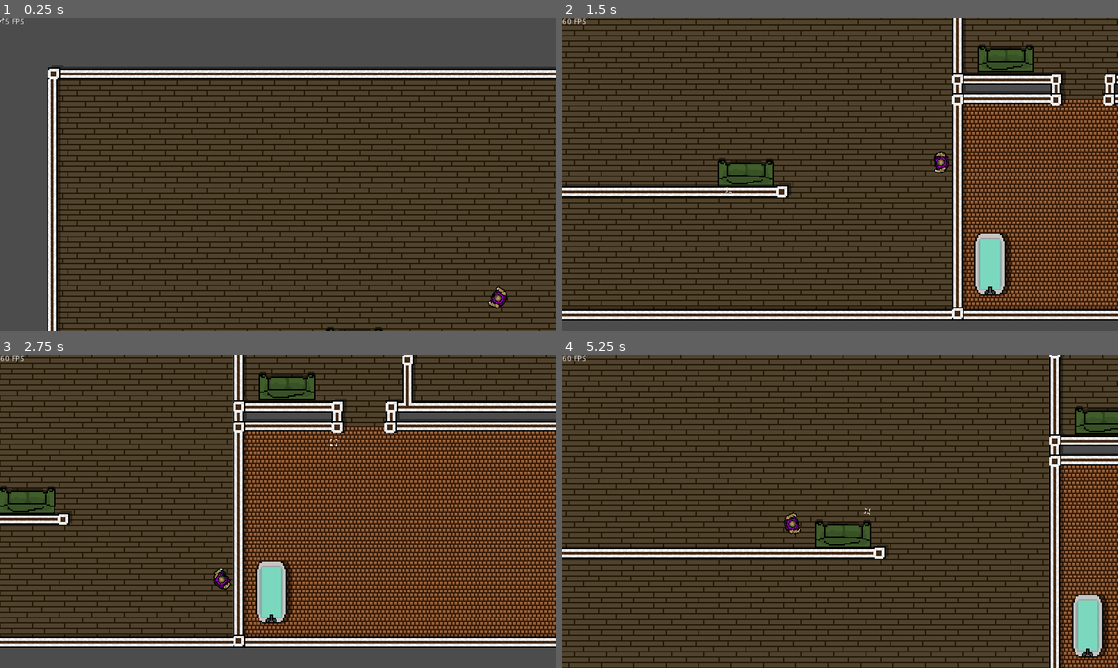
Above: before the commit, frames 1-4 (two rows, left to right).
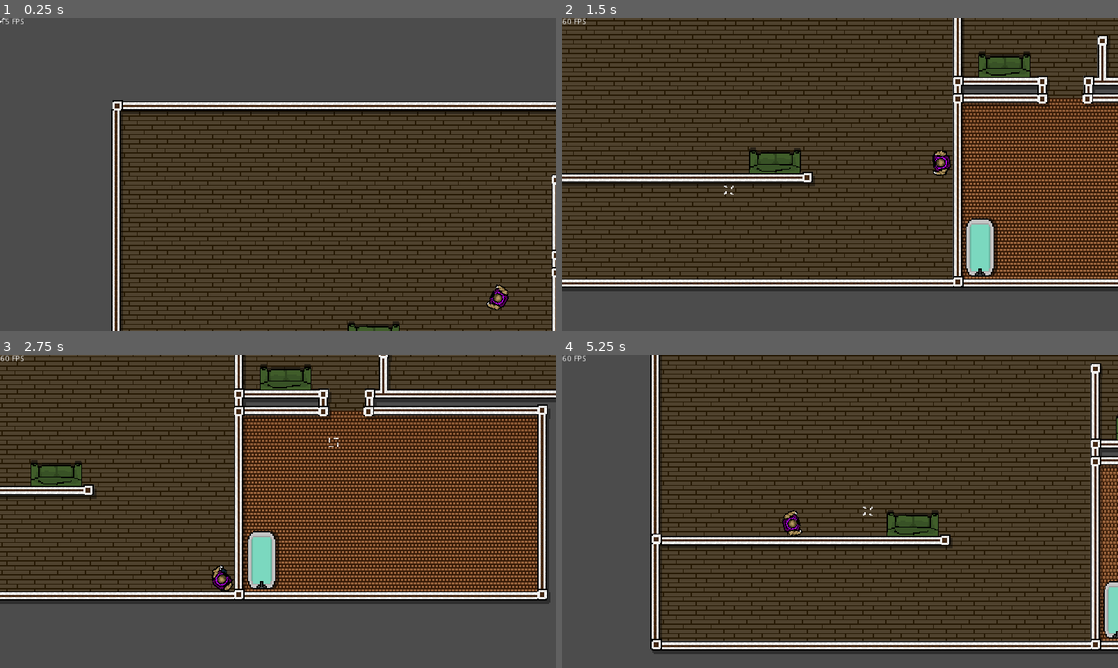
Above: after the commit, the same moments.

Repository: Martovvi/Zombie-Hunter
Game: Godot game, scene res://Game.tscn
The game is run twice, just before and just after one commit, with the same random seed, the same clock (stepped at 60 frames per second) and the same inputs.
Inputs (mouse positions are in pixels of both pictures, inside the frame that each line leads up to):
- Up to frame 1 (0.25 s): no input
- Up to frame 2 (1.5 s): move the mouse to (962, 158) at 0.52 s; hold Right (ui_right) 0.53-1.28 s; move the mouse to (728, 190) at 1.27 s; hold Down (ui_down) from 1.28 s (still down)
- Up to frame 3 (2.75 s): move the mouse to (333, 442) at 2.02 s; release Down (ui_down) at 2.03 s; hold Right (ui_right) from 2.03 s (still down)
- Up to frame 4 (5.25 s): move the mouse to (812, 574) at 2.77 s; release Right (ui_right) at 2.78 s; hold Up (ui_up) 2.78-3.53 s; move the mouse to (1006, 558) at 3.52 s; hold Left (ui_left) 3.53-5.03 s; move the mouse to (673, 464) at 4.27 s; move the mouse to (867, 511) at 5.02 s; hold Down (ui_down) from 5.03 s (still down)

The runs differ from the first frame. In frame 1, 45% of the frame differs, in the area x 0-100%, y 0-100%; in frame 2, 52%; in frame 3, 57%; in frame 4, 61%.

Commit message:
Set scale for all sprites back to 1 for pixel perfect 2d.

Diff:
--- a/scenes/BathtubProp.tscn
+++ b/scenes/BathtubProp.tscn
@@ -4,8 +4,8 @@
 [ext_resource path="res://assets/sprites/textures/propshadows1.png" type="Texture" id=2]
 
 [sub_resource type="CapsuleShape2D" id=1]
-radius = 34.8414
-height = 82.7038
+radius = 11.507
+height = 25.167
 
 [node name="BathtubProp" type="StaticBody2D"]
 __meta__ = {
@@ -14,7 +14,6 @@
 }
 
 [node name="Sprite" type="Sprite" parent="."]
-scale = Vector2( 3.25, 3.25 )
 texture = ExtResource( 1 )
 hframes = 16
 vframes = 9
@@ -25,16 +24,20 @@
 }
 
 [node name="Sprite_Shadow" type="Sprite" parent="Sprite"]
-position = Vector2( 3.884, 0 )
+position = Vector2( 3, 0 )
 z_index = -1
 texture = ExtResource( 2 )
 hframes = 16
 vframes = 9
 frame = 3
+__meta__ = {
+"_edit_group_": true,
+"_edit_lock_": true
+}
 
 [node name="CollisionShape2D" type="CollisionShape2D" parent="."]
 visible = false
-position = Vector2( -4.138, -3.935 )
+position = Vector2( -1.172, -1.033 )
 shape = SubResource( 1 )
 __meta__ = {
 "_edit_group_": true,
--- a/scenes/Camera.tscn
+++ b/scenes/Camera.tscn
@@ -11,4 +11,4 @@
 
 [node name="Camera2D" type="Camera2D" parent="."]
 current = true
-zoom = Vector2( 1.5, 1.5 )
+zoom = Vector2( 0.5, 0.5 )
--- a/scenes/CouchProp.tscn
+++ b/scenes/CouchProp.tscn
@@ -4,7 +4,7 @@
 [ext_resource path="res://assets/sprites/textures/props1.png" type="Texture" id=2]
 
 [sub_resource type="RectangleShape2D" id=1]
-extents = Vector2( 24.1663, 66.9759 )
+extents = Vector2( 7.36188, 20.3216 )
 
 [node name="CouchProp" type="StaticBody2D"]
 __meta__ = {
@@ -13,7 +13,6 @@
 }
 
 [node name="Sprite" type="Sprite" parent="."]
-scale = Vector2( 3.25, 3.25 )
 texture = ExtResource( 2 )
 hframes = 21
 vframes = 10
@@ -23,15 +22,19 @@
 }
 
 [node name="Sprite_Shadow" type="Sprite" parent="Sprite"]
-position = Vector2( 3.82633, 0 )
+position = Vector2( 4, 0 )
 z_index = -1
 texture = ExtResource( 1 )
 hframes = 19
 vframes = 10
+__meta__ = {
+"_edit_group_": true,
+"_edit_lock_": true
+}
 
 [node name="CollisionShape2D" type="CollisionShape2D" parent="."]
 visible = false
-position = Vector2( -4.513, 5.075 )
+position = Vector2( -1.445, 1.435 )
 shape = SubResource( 1 )
 __meta__ = {
 "_edit_group_": true,
--- a/scenes/Cursor.tscn
+++ b/scenes/Cursor.tscn
@@ -55,11 +55,9 @@
 }
 
 [node name="AnimatedSprite" type="AnimatedSprite" parent="."]
-position = Vector2( 0, -0.132431 )
-scale = Vector2( 2.25, 2.25 )
 z_index = 5
 frames = SubResource( 10 )
 animation = "cursorMove"
-frame = 5
+frame = 4
 playing = true
 offset = Vector2( 0, -1 )
--- a/scenes/PlaceholderWorld.tscn
+++ b/scenes/PlaceholderWorld.tscn
@@ -61,6 +61,7 @@
 }
 
 [node name="Walls" type="StaticBody2D" parent="."]
+scale = Vector2( 0.286, 0.286 )
 __meta__ = {
 "_edit_group_": true,
 "_edit_lock_": true
@@ -147,7 +148,6 @@
 shape = SubResource( 16 )
 
 [node name="floors1_placeholder" type="Sprite" parent="."]
-scale = Vector2( 3.5, 3.5 )
 z_index = -3
 texture = ExtResource( 2 )
 __meta__ = {
@@ -156,8 +156,7 @@
 }
 
 [node name="walls1_placeholder" type="Sprite" parent="."]
-position = Vector2( -24.32, -87.5 )
-scale = Vector2( 3.5, 3.5 )
+position = Vector2( -7, -25 )
 z_index = 3
 texture = ExtResource( 1 )
 __meta__ = {
@@ -167,25 +166,21 @@
 
 [node name="walls1_shadows" type="Sprite" parent="walls1_placeholder"]
 modulate = Color( 0, 0, 0, 0.533333 )
-position = Vector2( 13.229, 18.752 )
+position = Vector2( 13, 23 )
 z_index = -1
 texture = ExtResource( 3 )
-__meta__ = {
-"_edit_group_": true,
-"_edit_lock_": true
-}
 
 [node name="CouchProp2" parent="." instance=ExtResource( 4 )]
-position = Vector2( 564.584, -451.601 )
+position = Vector2( 161, -129 )
 rotation = -3.14219
 
 [node name="CouchProp" parent="." instance=ExtResource( 4 )]
-position = Vector2( 296.09, -183.079 )
+position = Vector2( 89, -51 )
 rotation = -1.56984
 
 [node name="CouchProp3" parent="." instance=ExtResource( 4 )]
-position = Vector2( -377.162, 112.204 )
+position = Vector2( -109, 32 )
 rotation = -1.56177
 
 [node name="BathtubProp" parent="." instance=ExtResource( 5 )]
-position = Vector2( 264.458, 351.432 )
+position = Vector2( 71, 107 )
--- a/scenes/Player.tscn
+++ b/scenes/Player.tscn
@@ -84,7 +84,7 @@
 } ]
 
 [sub_resource type="RectangleShape2D" id=16]
-extents = Vector2( 15.8478, 24.1762 )
+extents = Vector2( 5.84653, 8.7104 )
 
 [node name="Player" type="KinematicBody2D"]
 script = ExtResource( 4 )
@@ -98,12 +98,10 @@
 
 [node name="Body" type="AnimatedSprite" parent="."]
 rotation = 1.5708
-scale = Vector2( 2.5, 2.5 )
 frames = SubResource( 9 )
 
 [node name="Legs" type="AnimatedSprite" parent="."]
 rotation = 1.5708
-scale = Vector2( 2.5, 2.5 )
 z_index = -1
 frames = SubResource( 15 )
 animation = "idle"
--- a/scripts/movement.gd
+++ b/scripts/movement.gd
@@ -5,7 +5,7 @@
 # Player rotation is based on the position of the cursor.
 
 # Declarations.
-const MOVE_SPEED = 425.0
+const MOVE_SPEED = 165.0
 
 var velocity = Vector2.ZERO
 
